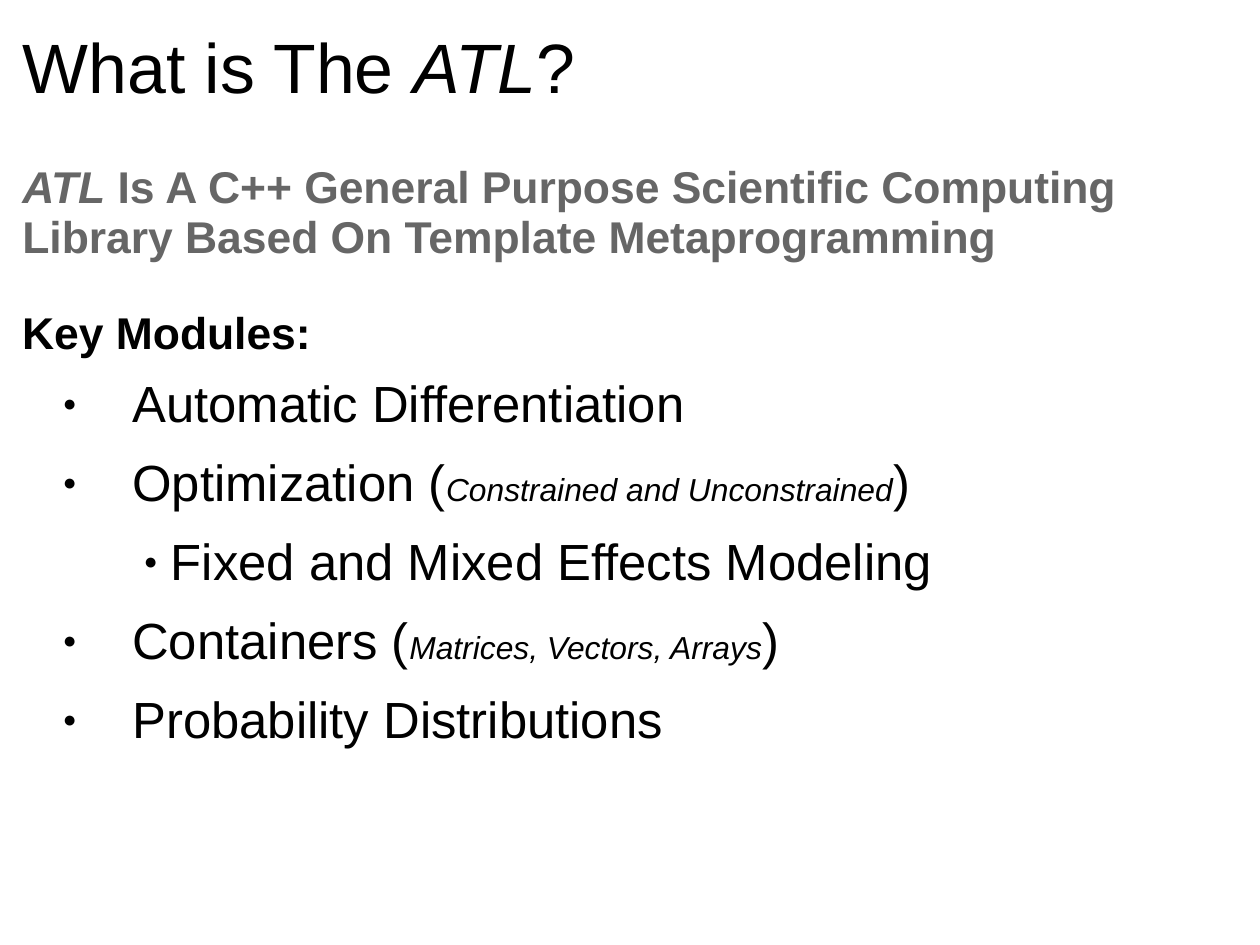
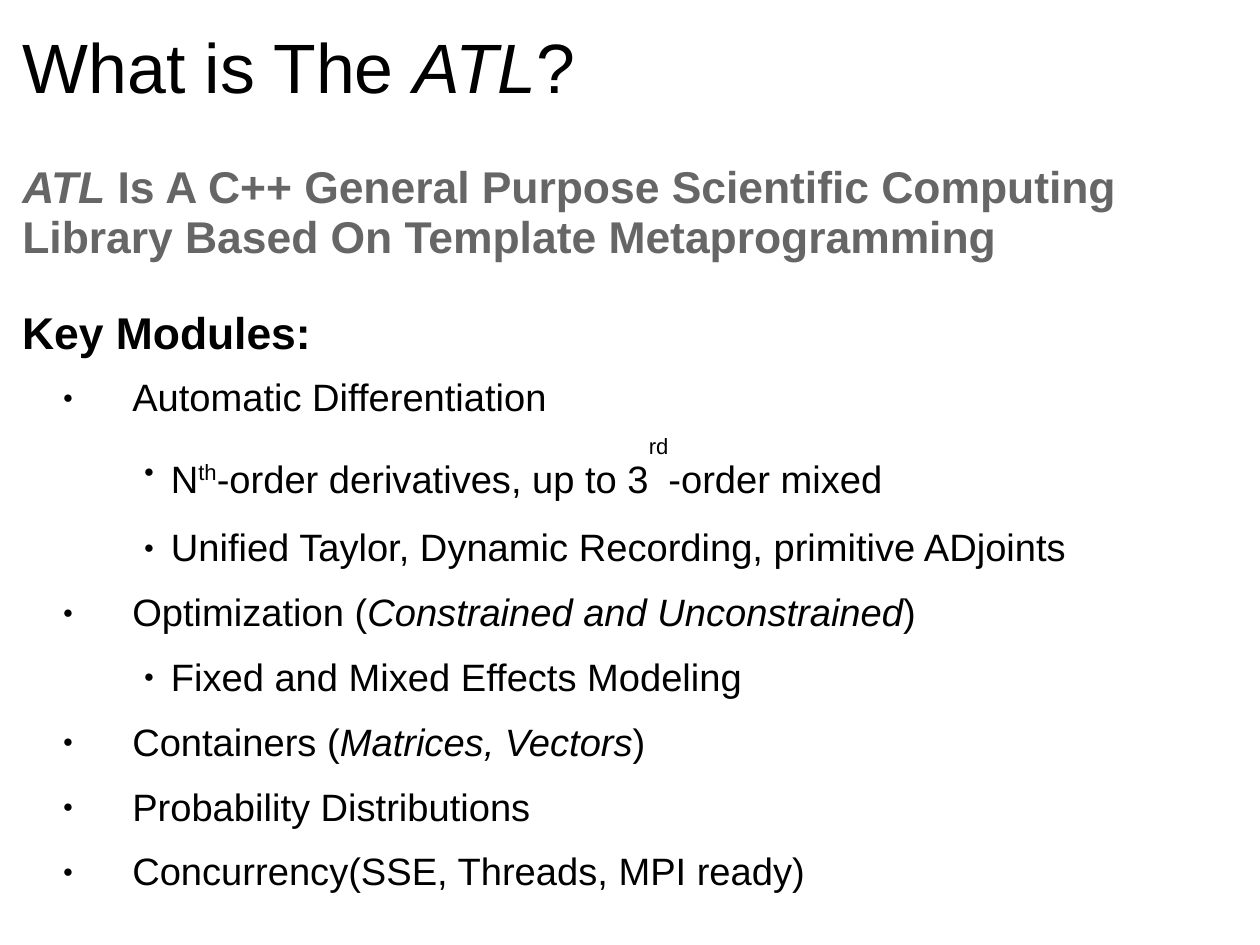
Before and after one commit to msupernaw/ATL, a slide deck: slide 2 of docs/ATL_ICES.pptx. Drawn at 1260x945 pixels with LibreOffice and Linux fonts; fonts in the diff are those of the drawing; background and template pictures are left out. Boxes give left, top, right and bottom in pixels: in the first picture for what was removed or moved away, otherwise in the second. Text is boxed around its words. In the diff, an @@ line names an element or a change of style, - is before the commit and + after.

```diff
--- a/docs/ATL_ICES.pptx
+++ b/docs/ATL_ICES.pptx
@@ text at box(132, 383, 915, 829): size 32 to 24 pt in "Automatic Differentiation", "Optimization (Constrained Unconstrained)", "Fixed and Mixed Effects Modeling", "Probability Distributions"; size 20 to 24 pt in "(Constrained and Unconstrained)" @@
@@ text at box(171, 465, 1066, 569): paragraphs added @@
+      ● Nth-order derivatives, up to 3rd-order mixed
+      ● Unified Taylor, Dynamic Recording, primitive ADjoints
@@ text at box(132, 728, 645, 764): text changed; size 20 to 24 pt @@
-● Containers (Matrices, Vectors, Arrays)
+● Containers (Matrices, Vectors)
@@ text at box(132, 857, 805, 893): paragraph added @@
+● Concurrency(SSE, Threads, MPI ready)
```
Also in this commit, not shown: 3 other slides changed, 1 slide removed.
